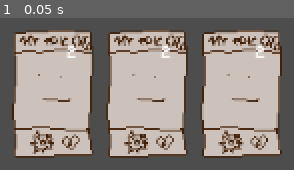
Above: before the commit, frame 1.
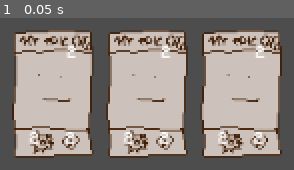
Above: after the commit, the same moment.

Repository: CraftMaster07/MonsterCardsClone
Game: Godot game, scene res://Scenes/board.tscn
Two runs of this game, one before a commit and one after it. Both use one fixed random seed, a clock stepped at 60 frames per second and the inputs below.
Inputs:
- Up to frame 1 (0.05 s): no input

The runs differ from the first frame. In frame 1, 0.9% of the frame differs, in the area x 10-90%, y 75-83%.

Commit message:
health and attack on card

Diff:
--- a/monster-cards-clone/scenes/card.tscn
+++ b/monster-cards-clone/scenes/card.tscn
@@ -30,4 +30,40 @@
 horizontal_alignment = 1
 vertical_alignment = 1
 
+[node name="attackTexture" type="TextureRect" parent="."]
+layout_mode = 0
+offset_left = 35.75
+offset_top = 69.0
+offset_right = 55.75
+offset_bottom = 90.0
+
+[node name="Label" type="Label" parent="attackTexture"]
+layout_mode = 1
+anchors_preset = 15
+anchor_right = 1.0
+anchor_bottom = 1.0
+grow_horizontal = 2
+grow_vertical = 2
+text = "2"
+horizontal_alignment = 1
+vertical_alignment = 1
+
+[node name="healthTexture" type="TextureRect" parent="."]
+layout_mode = 0
+offset_left = 9.75
+offset_top = 69.25
+offset_right = 29.75
+offset_bottom = 90.25
+
+[node name="Label" type="Label" parent="healthTexture"]
+layout_mode = 1
+anchors_preset = 15
+anchor_right = 1.0
+anchor_bottom = 1.0
+grow_horizontal = 2
+grow_vertical = 2
+text = "2"
+horizontal_alignment = 1
+vertical_alignment = 1
+
 [connection signal="button_up" from="." to="." method="_on_button_up"]
